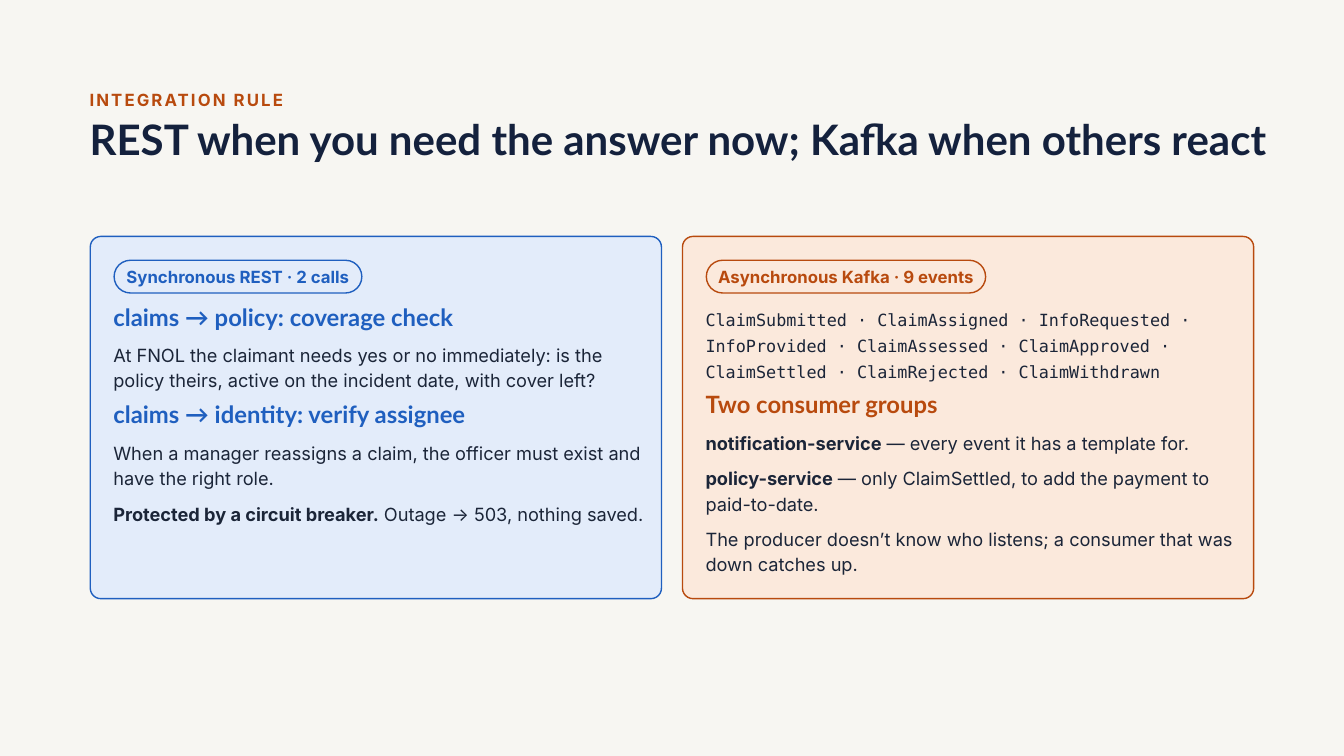
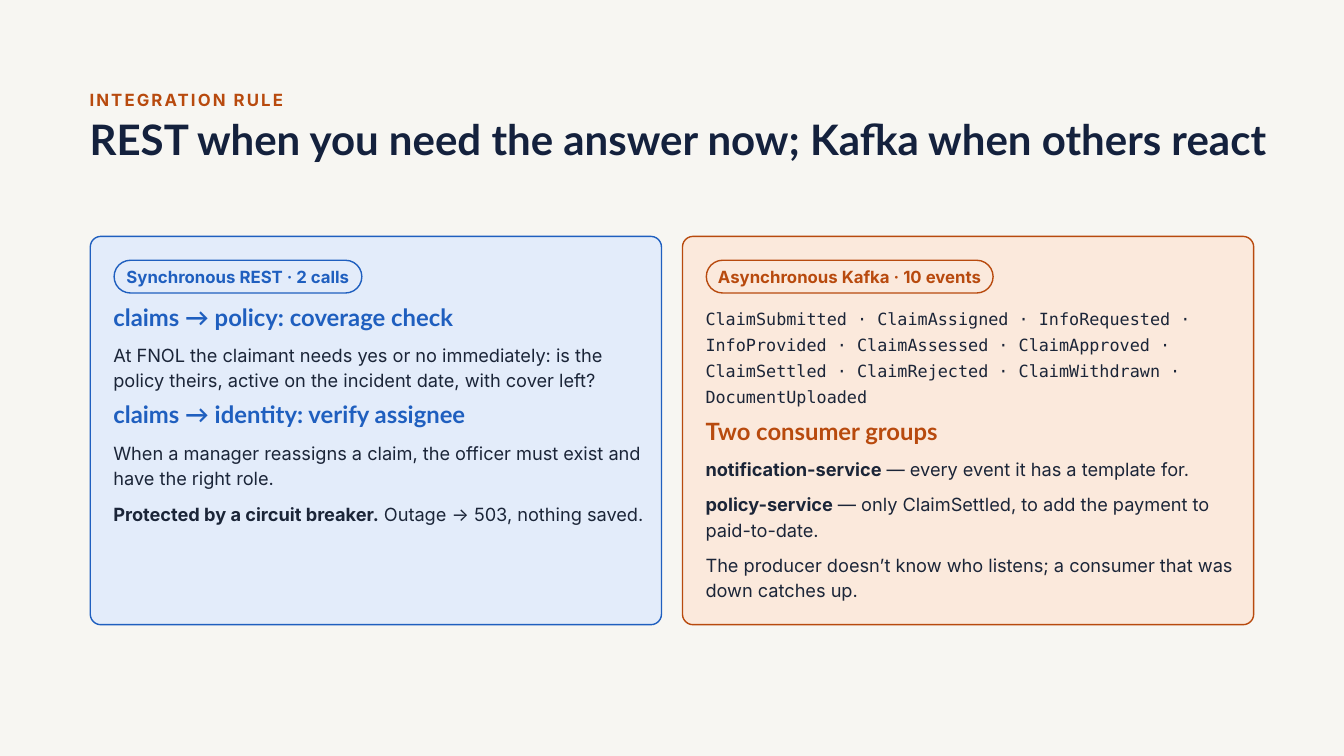
Before and after one commit to subbukurcheti557/claims-management-platform, a slide deck: slide 7 of docs/Claims-Hub-Presentation.pptx. Drawn at 1344x756 pixels with LibreOffice and Linux fonts; fonts in the diff are those of the drawing. Boxes give left, top, right and bottom in pixels: in the first picture for what was removed or moved away, otherwise in the second. Text is boxed around its words. In the diff, an @@ line names an element or a change of style, - is before the commit and + after.

```diff
--- a/docs/Claims-Hub-Presentation.pptx
+++ b/docs/Claims-Hub-Presentation.pptx
@@ rounded rectangle: place and size @@
-rounded rectangle at [91, 237, 662, 599]
+rounded rectangle at [91, 237, 662, 625]
@@ rounded rectangle at [91, 237, 662, 625]: proportions changed @@
@@ rounded rectangle at [683, 237, 1254, 625]: proportions changed @@
@@ rounded rectangle: place and size @@
-rounded rectangle at [683, 237, 1254, 599]
+rounded rectangle at [683, 237, 1254, 625]
@@ rounded rectangle "Asynchronous Kafka · 10 events": place and size @@
-rounded rectangle "Asynchronous Kafka · 10 events" at [707, 260, 986, 292]
+rounded rectangle "Asynchronous Kafka · 10 events" at [707, 260, 994, 292]
@@ text in rounded rectangle at [718, 270, 981, 287]: text changed @@
-Asynchronous Kafka · 9 events
+Asynchronous Kafka · 10 events
@@ text at [706, 312, 1170, 407]: text changed @@
-ClaimSubmitted · ClaimAssigned · InfoRequested · InfoProvided · ClaimAssessed · ClaimApproved · ClaimSettled · ClaimRejected · ClaimWithdrawn
+ClaimSubmitted · ClaimAssigned · InfoRequested · InfoProvided · ClaimAssessed · ClaimApproved · ClaimSettled · ClaimRejected · ClaimWithdrawn · DocumentUploaded
@@ 4 texts: place and size @@
-4 texts at [706, 395, 1233, 575]
+4 texts at [706, 422, 1233, 601]
```
Also in this commit, not shown: 10 other slides changed, 1 slide added.
